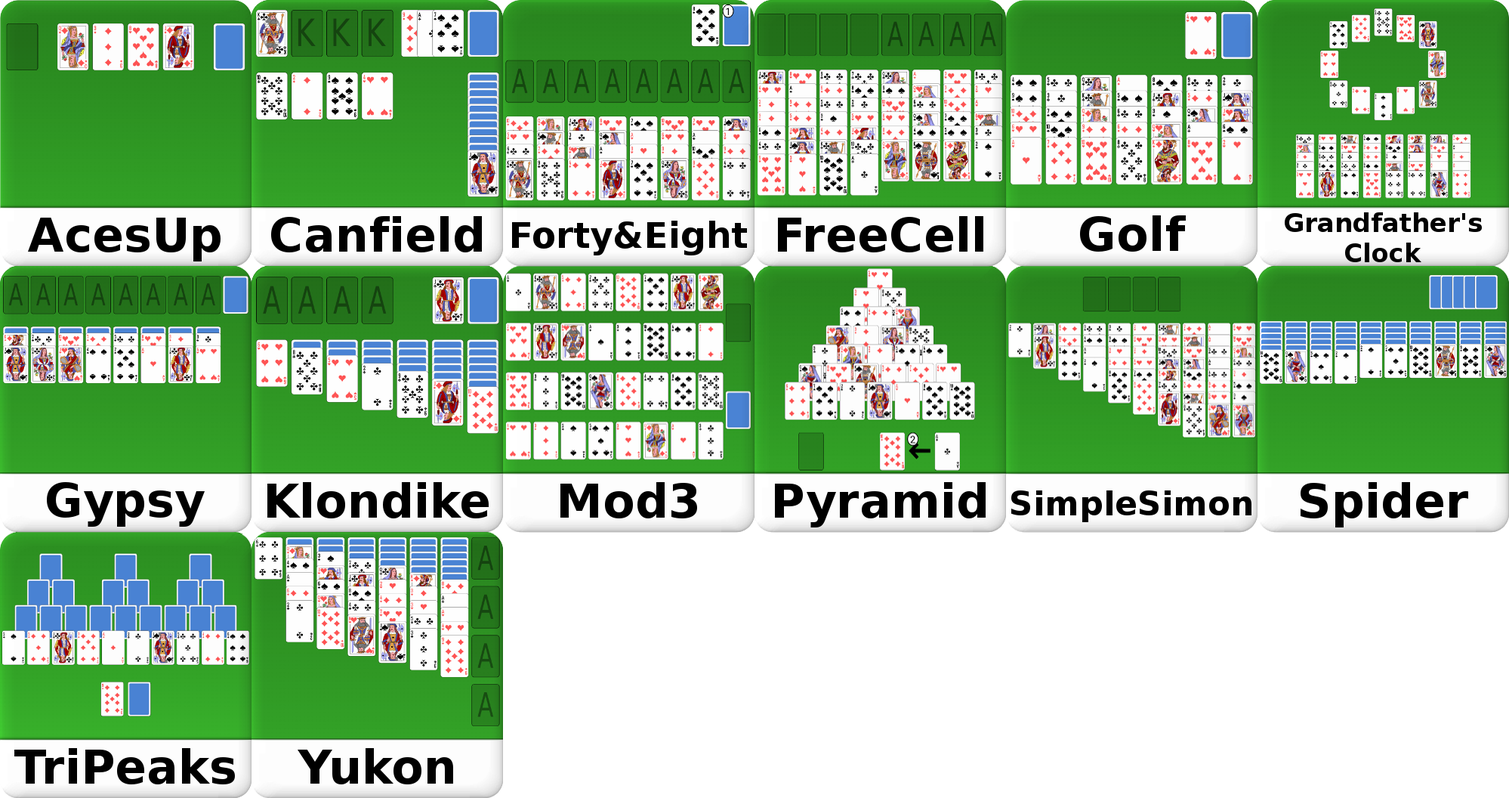
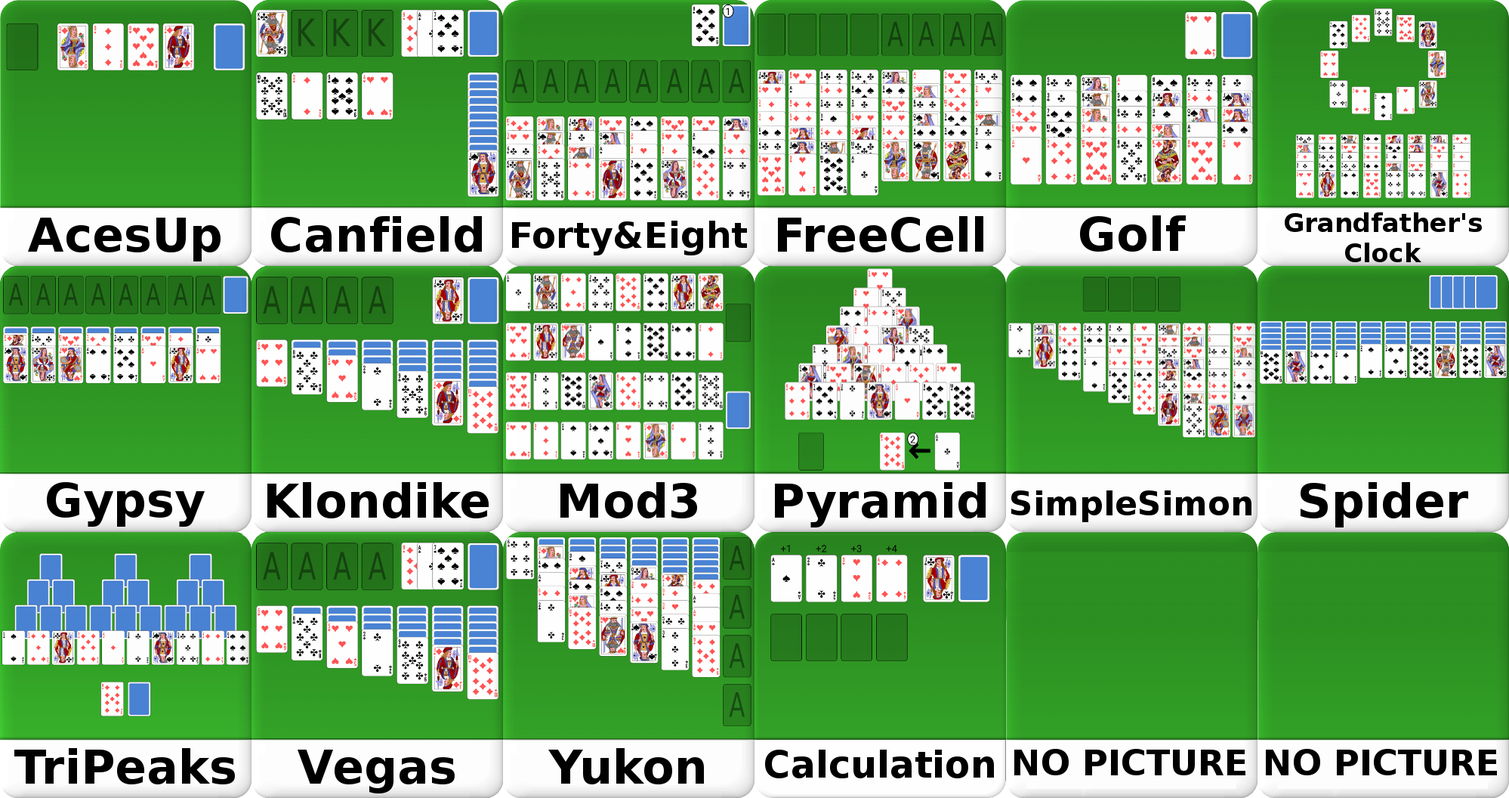
Revision of a layered w=1509, h=798 image; what changed, layer by layer:
painted on "Yukon" over bbox(297, 747, 704, 784)
added layer "Calculation" above "backgrounds_menu.png" over bbox(765, 749, 994, 778)
painted on "backgrounds_menu.png" over bbox(251, 531, 1509, 798)
